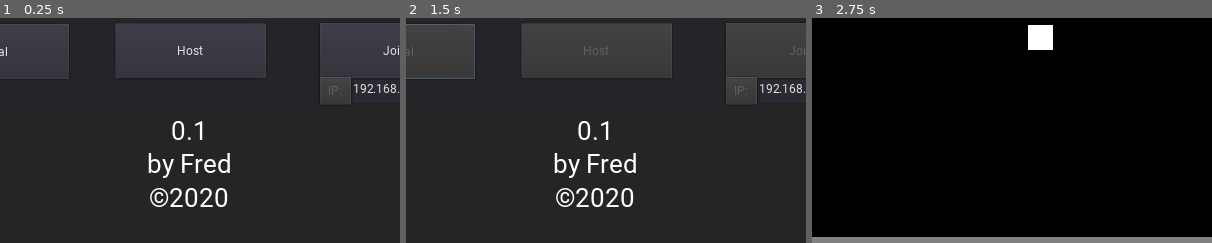
Above: before the commit, frames 1-3 (left to right).
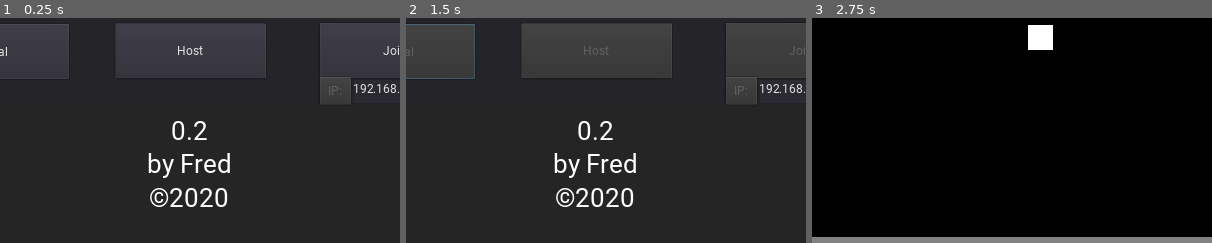
Above: after the commit, the same moments.

Repository: HerrX2000/pong-mp
Game: Godot game, scene res://scenes/boot/boot.tscn
Two runs of this game, one before a commit and one after it. Both use one fixed random seed, a clock stepped at 60 frames per second and the inputs below. Before the commit the project starts from res://scenes/root/boot.tscn.
Inputs:
- Up to frame 1 (0.25 s): no input
- Up to frame 2 (1.5 s): click "Local" at 0.5 s; tap Enter at 1.25 s; hold W (player1_up) from 1.28 s (still down); hold Down (player2_down) from 1.28 s (still down)
- Up to frame 3 (2.75 s): tap Space at 2 s; release W (player1_up) at 2.03 s; release Down (player2_down) at 2.03 s; hold S (player1_down) from 2.03 s (still down); tap Up (player2_up) at 2.1 s
The pictures show only the part of the screen within x 26-76%, y 49-99%; the shares and areas given below are measured in that part.

The runs differ from the first frame. In frame 1, 0.1% of the frame differs, in the area x 48-52%, y 45-55%; in frame 2, 0.1%; in frame 3, nothing differs.

Commit message:
fixed local not starting new round ball speed now increases within a round max rounds added

Diff:
--- a/objects/ball.tscn
+++ b/objects/ball.tscn
@@ -17,3 +17,7 @@
 margin_top = -20.0
 margin_right = 20.0
 margin_bottom = 20.0
+
+[node name="Timer" type="Timer" parent="."]
+wait_time = 10.0
+[connection signal="timeout" from="Timer" to="." method="_on_Timer_timeout"]
--- a/project.godot
+++ b/project.godot
@@ -16,7 +16,7 @@
 [application]
 
 config/name="Pong"
-run/main_scene="res://scenes/root/boot.tscn"
+run/main_scene="res://scenes/boot/boot.tscn"
 config/icon="res://icon.png"
 
 [autoload]
--- a/scenes/root/boot.tscn
+++ b/scenes/boot/boot.tscn
@@ -1,6 +1,6 @@
 [gd_scene load_steps=6 format=2]
 
-[ext_resource path="res://scenes/root/boot.gd" type="Script" id=1]
+[ext_resource path="res://scenes/boot/boot.gd" type="Script" id=1]
 [ext_resource path="res://fonts/Roboto-Regular.ttf" type="DynamicFontData" id=2]
 [ext_resource path="res://fonts/Roboto-Regular.tres" type="DynamicFont" id=3]
 
@@ -42,7 +42,7 @@
 margin_right = 1275.0
 margin_bottom = 713.87
 custom_fonts/font = SubResource( 2 )
-text = "0.1
+text = "0.2
 by Fred
 ©2020
 "
--- a/scenes/main/main.gd
+++ b/scenes/main/main.gd
@@ -17,8 +17,7 @@
 	else:
 		#if client, take controll of player2
 		get_node("player2").set_network_master(get_tree().get_network_unique_id())
-	var curSpeed:float=get_node("ball").speed;
-	$speedInfo.text="Speed: "+str(curSpeed)
+
 #	if GLOBAL.online:
 #		print("My Unique ID: ", get_tree().get_network_unique_id())
 #		print(get_tree().get_network_peer())
@@ -37,7 +36,8 @@
 	$score_2.text=str(score[1])
 # Called every fram
 func _process(delta):
-	pass
+	var curSpeed:float=get_node("ball").speed;
+	$speedInfo.text="Speed: "+str(curSpeed)
 
 # Called every frame. 'delta' is the elapsed time since the previous frame.
 #func _process(delta):
--- a/scripts/_GLOBAL.gd
+++ b/scripts/_GLOBAL.gd
@@ -11,7 +11,9 @@
 var score_2:int = 0
 var prev_scored:int = 1
 var upnp = UPNP.new()
+var winner:int=0
 const DEFAULT_PORT = 8910
+const MAX_GAMES=50
 
 # Called when the node enters the scene tree for the first time.
 func _ready():
@@ -38,7 +40,7 @@
 	restart_scene()
 
 func scored(player:int) -> void:
-	if get_tree().is_network_server():
+	if get_tree().is_network_server()||get_tree().get_network_peer()==null:
 		match player:
 			1:
 				score_1+=1
@@ -49,6 +51,13 @@
 		restart_scene()
 		rpc("update", score_1,score_2,prev_scored,game_nmb)
 	$sfx/score.play()
+	if score_1+score_2>=MAX_GAMES:
+		if score_1>score_2:
+			winner=1
+		elif score_1<score_2:
+			winner=2
+		rpc("won", winner)
+		load_scene("boot")
 
 puppet func update(uscore_1,uscore_2,uprev_scored,ugame_nmb):
 	self.score_1=uscore_1
@@ -56,6 +65,13 @@
 	self.prev_scored=uprev_scored
 	self.game_nmb=ugame_nmb
 	restart_scene()
+
+puppet func won(uwinner):
+	self.score_1=0
+	self.score_2=0
+	self.prev_scored=uwinner
+	self.game_nmb=0
+	load_scene("boot")
 
 func score():
 	return [score_1,score_2]
--- a/scripts/ball.gd
+++ b/scripts/ball.gd
@@ -6,12 +6,14 @@
 const INITIAL_SPEED = 6
 # Speed of the ball (also in pixels/second)
 var speed = INITIAL_SPEED
+var timer=0
 var velocity = Vector2()
 
 # Called when the node enters the scene tree for the first time.
 func _ready():
 	if is_network_master()||get_tree().get_network_peer()==null:
 		start_ball()
+		$Timer.start()
 
 puppet func set_pos_and_motion_ball(b_pos,b_vol):
 	position=b_pos
@@ -21,7 +23,9 @@
 	if is_network_master()||get_tree().get_network_peer()==null:
 		var extraSpeed=GLOBAL.game_nmb/5;
 		extraSpeed=min(extraSpeed,20)
+		extraSpeed+=timer*0.25
 		speed=INITIAL_SPEED+extraSpeed
+		#print(speed)
 		var collision_info = move_and_collide(velocity*speed)
 		if collision_info:
 			velocity = velocity.bounce(collision_info.normal)
@@ -41,3 +45,7 @@
 # Called every frame. 'delta' is the elapsed time since the previous frame.
 #func _process(delta):
 #	pass
+
+
+func _on_Timer_timeout():
+	timer+=1
Renamed: scenes/root/boot.gd -> scenes/boot/boot.gd
